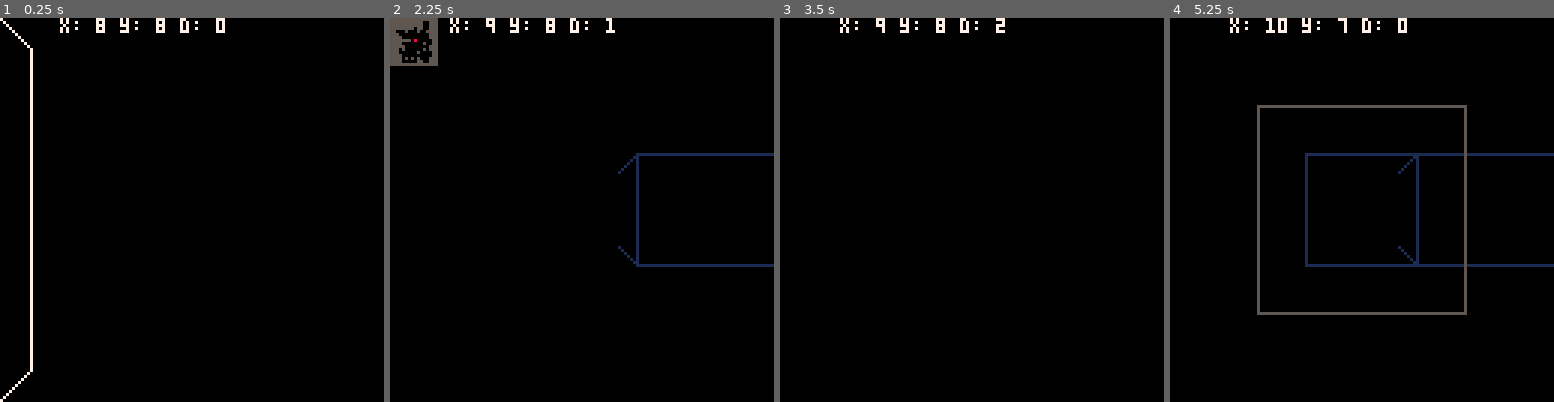
Above: before the commit, frames 1-4 (left to right).
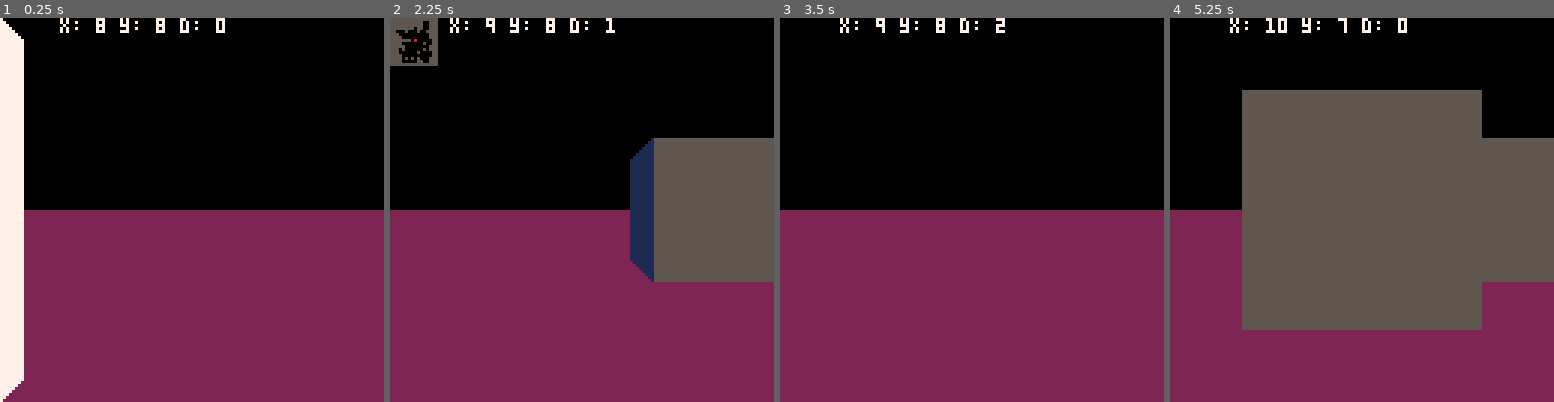
Above: after the commit, the same moments.

Repository: b4dr1ck/Pico8
Game: PICO-8 cartridge sandbox/random_dungeon.p8
The game is run twice, just before and just after one commit, with the same random seed, the same clock (stepped at 60 frames per second) and the same inputs.
Inputs:
- Up to frame 1 (0.25 s): no input
- Up to frame 2 (2.25 s): tap O (Z key) at 0.7, 1.7, 2.1 s; hold Right 1.6-2.1 s; hold Up from 2.15 s (still down)
- Up to frame 3 (3.5 s): release Up at 2.42 s; hold Right 2.47-3.03 s; tap O (Z key) at 2.5, 2.9, 3.3 s; hold Left from 3.08 s (still down)
- Up to frame 4 (5.25 s): release Left at 3.58 s; hold Down 3.63-3.97 s; tap O (Z key) every 0.4 s from 3.7 to 4.9 s; hold Right 4.02-4.68 s; hold Up 4.73-5.03 s; hold Left from 5.08 s (still down)

The runs differ from the first frame. In frame 1, 53% of the frame differs, in the area x 0-100%, y 0-100%; in frame 2, 57%; in frame 3, 50%; in frame 4, 71%, in the area x 0-100%, y 18-100%.

Commit message:
CHANGE: random_dungeon.p8: using sprites instead of rects

Diff:
--- a/sandbox/random_dungeon.p8
+++ b/sandbox/random_dungeon.p8
@@ -45,77 +45,131 @@
 
 function render_3d_wall(position)
     if position == "3L" then
-		line(0,45,45,45,1)
-		line(45,45,45,82,1)
-		line(45,45,45,82,1)
-		line(45,82,0,82,1)
-		line(45,45,51,51,1)
-		line(45,82,51,76,1)
+        spr(11,5*8,5*8)
+        spr(12,5*8,10*8)
+        for i=6,9 do
+            spr(10,5*8,i*8)
+        end
+        for x=0,4 do
+            for y=5,10 do
+                spr(7,x*8,y*8)
+            end
+        end
     end
     if position == "3C" then
-		line(45,45,82,45,1)
-		line(82,45,82,82,1)
-		line(82,82,45,82,1)
-		line(45,82,45,45,1)
+        for x=5,10  do
+            for y=5,10 do
+                spr(10,x*8,y*8)
+            end
+        end
     end
     if position == "3R" then
-		line(82,45,127,45,1)
-		line(82,45,82,82,1)
-		line(82,82,127,82,1)
-		line(82,45,76,51,1)
-		line(82,82,76,76,1)
+        spr(11,10*8,5*8,1,1,true)
+        spr(12,10*8,10*8,1,1,true)
+        for i=6,9 do
+            spr(10,10*8,i*8)
+        end
+        for x=11,15 do
+            for y=5,10 do
+                spr(7,x*8,y*8)
+            end
+        end
     end
     if position == "2L" then
-		line(0,29,29,29,5)
-		line(29,29,45,45,5)
-		line(45,45,45,82,5)
-		line(45,82,29,98,5)
-		line(29,98,0,98,5)
+        spr(8,4*8,4*8)
+        spr(9,4*8,11*8)
+        spr(8,3*8,3*8)
+        spr(9,3*8,12*8)
+        for i=5,10 do
+            spr(7,4*8,i*8)
+        end
+        for i=4,11 do
+            spr(7,3*8,i*8)
+        end
+        for x=0,2 do
+            for y=3,12 do
+                spr(4,x*8,y*8)
+            end
+        end
     end
     if position == "2C" then
-		line(29,29,98,29,5)
-		line(98,29,98,98,5)
-		line(98,98,29,98,5)
-		line(29,98,29,29,5)
+        for x=3,12  do
+            for y=3,12 do
+                spr(7,x*8,y*8)
+            end
+        end
     end
     if position == "2R" then
-		line(82,45,98,29,5)
-		line(98,29,127,29,5)
-		line(127,98,98,98,5)
-		line(98,98,82,82,5)
-		line(82,82,82,45,5)
+        spr(8,11*8,4*8,1,1,true)
+        spr(9,11*8,11*8,1,1,true)
+        spr(8,12*8,3*8,1,1,true)
+        spr(9,12*8,12*8,1,1,true)
+        for i=5,10 do
+            spr(7,11*8,i*8)
+        end
+        for i=4,11 do
+            spr(7,12*8,i*8)
+        end
+        for x=13,15 do
+            for y=3,12 do
+                spr(4,x*8,y*8)
+            end
+        end
     end
 
     if position == "1L" then
-		line(0,10,10,10,6)
-		line(10,10,29,29,6)
-		line(29,29,29,98,6)
-		line(29,98,10,117,6)
-		line(10,117,0,117,6)
+        spr(5,2*8,2*8)
+        spr(6,2*8,13*8)
+        spr(5,1*8,1*8)
+        spr(6,1*8,14*8)
+        for i=3,12 do
+            spr(4,2*8,i*8)
+        end
+        for i=2,13 do
+            spr(4,1*8,i*8)
+        end
+        for y=1,14 do
+            spr(1,0*8,y*8)
+        end
     end
     if position == "1C" then
-		line(10,10,117,10,6)
-		line(117,10,117,117,6)
-		line(117,117,10,117,6)
-		line(10,117,10,10,6)
+        for x=1,14  do
+            for y=1,14 do
+                spr(4,x*8,y*8)
+            end
+        end
     end
     if position == "1R" then
-		line(98,29,117,10,6)
-		line(117,10,127,10,6)
-		line(127,117,117,117,6)
-		line(117,117,98,98,6)
-		line(98,98,98,29,6)
+        spr(5,13*8,2*8,1,1,true)
+        spr(6,13*8,13*8,1,1,true)
+        spr(5,14*8,1*8,1,1,true)
+        spr(6,14*8,14*8,1,1,true)
+        for i=3,12 do
+            spr(4,13*8,i*8)
+        end
+        for i=2,13 do
+            spr(4,14*8,i*8)
+        end
+        for y=1,14 do
+            spr(1,15*8,y*8)
+        end
     end
 
     if position == "0L" then
-		line(0,0,10,10,7)
-		line(10,10,10,117,7)
-		line(10,117,0,127,7)
+        spr(2,0*8,0*8)
+        spr(3,0*8,15*8)
+
+        for i=1,14 do
+            spr(1,0*8,i*8)
+        end
     end
     if position == "0R" then
-		line(117,10,127,0,7)
-		line(127,127,117,117,7)
-		line(117,117,117,10,7)
+        spr(2,15*8,0*8,1,1,true)
+        spr(3,15*8,15*8,1,1,true)
+
+        for i=1,14 do
+            spr(1,15*8,i*8)
+        end
     end
 end
 
@@ -138,7 +192,16 @@
     end
 
     dungeon[max_tiles/2][max_tiles/2] = 0
+    -- dungeon[max_tiles/2-1][max_tiles/2] = 0
+    -- dungeon[max_tiles/2-2][max_tiles/2] = 0
+    -- dungeon[max_tiles/2-1][max_tiles/2+1] = 0
+    -- dungeon[max_tiles/2-1][max_tiles/2-1] = 0
+    -- dungeon[max_tiles/2-3][max_tiles/2] = 0
+    -- dungeon[max_tiles/2-3][max_tiles/2-1] = 0
+    -- dungeon[max_tiles/2-3][max_tiles/2+1] = 0
+
     create_random_dungeon()
+
 
 end
 
@@ -206,6 +269,17 @@
 
 function _draw()
     cls()
+
+    rectfill(0,8*8,16*8,16*8,2)
+    -- rectfill(0,8*8,16*8,9*8,1)
+    -- rectfill(0,15*8,16*8,16*8,4)
+    -- for i=0,15 do
+        -- spr(17,i*8,9*8,1,1)
+    -- end
+    -- for i=0,15 do
+        -- spr(19,i*8,14*8,1,1)
+    -- end
+
 
     if (player.d == 0) then
         if (player.y - 3) >= 1 then
@@ -288,11 +362,36 @@
 
 
 __gfx__
-00000000555555556666666611111111000000000000000000000000000000000000000000000000000000000000000000000000000000000000000000000000
-00000000555555556666666611111111000000000000000000000000000000000000000000000000000000000000000000000000000000000000000000000000
-00700700555555556666666611111111000000000000000000000000000000000000000000000000000000000000000000000000000000000000000000000000
-00077000555555556666666611111111000000000000000000000000000000000000000000000000000000000000000000000000000000000000000000000000
-00077000555555556666666611111111000000000000000000000000000000000000000000000000000000000000000000000000000000000000000000000000
-00700700555555556666666611111111000000000000000000000000000000000000000000000000000000000000000000000000000000000000000000000000
-00000000555555556666666611111111000000000000000000000000000000000000000000000000000000000000000000000000000000000000000000000000
-00000000555555556666666611111111000000000000000000000000000000000000000000000000000000000000000000000000000000000000000000000000
+00000000777777777000000077777777666666666000000066666666555555555000000055555555111111111000000011111111000000000000000000000000
+00000000777777777700000077777770666666666600000066666660555555555500000055555550111111111100000011111110000000000000000000000000
+00700700777777777770000077777700666666666660000066666600555555555550000055555500111111111110000011111100000000000000000000000000
+00077000777777777777000077777000666666666666000066666000555555555555000055555000111111111111000011111000000000000000000000000000
+00077000777777777777700077770000666666666666600066660000555555555555500055550000111111111111100011110000000000000000000000000000
+00700700777777777777770077700000666666666666660066600000555555555555550055500000111111111111110011100000000000000000000000000000
+00000000777777777777777077000000666666666666666066000000555555555555555055000000111111111111111011000000000000000000000000000000
+00000000777777777777777770000000666666666666666660000000555555555555555550000000111111111111111110000000000000000000000000000000
+00000000111111112212222222222222000000000000000000000000000000000000000000000000000000000000000000000000000000000000000000000000
+00000000211121122222212242222224000000000000000000000000000000000000000000000000000000000000000000000000000000000000000000000000
+00000000111111112222222222224222000000000000000000000000000000000000000000000000000000000000000000000000000000000000000000000000
+00000000122211222222224222222222000000000000000000000000000000000000000000000000000000000000000000000000000000000000000000000000
+00000000211111122422222244222442000000000000000000000000000000000000000000000000000000000000000000000000000000000000000000000000
+00000000212122222222422224442224000000000000000000000000000000000000000000000000000000000000000000000000000000000000000000000000
+00000000222222224422242244444444000000000000000000000000000000000000000000000000000000000000000000000000000000000000000000000000
+00000000222222222222222244444444000000000000000000000000000000000000000000000000000000000000000000000000000000000000000000000000
+__map__
+0200000000000000000000000000000000000000000000000000000000000000000000000000000000000000000000000000000000000000000000000000000000000000000000000000000000000000000000000000000000000000000000000000000000000000000000000000000000000000000000000000000000000000
+0105000000000000000000000000000000000000000000000000000000000000000000000000000000000000000000000000000000000000000000000000000000000000000000000000000000000000000000000000000000000000000000000000000000000000000000000000000000000000000000000000000000000000
+0104050000000000000000000000000000000000000000000000000000000000000000000000000000000000000000000000000000000000000000000000000000000000000000000000000000000000000000000000000000000000000000000000000000000000000000000000000000000000000000000000000000000000
+0104040800000000000000000000000000000000000000000000000000000000000000000000000000000000000000000000000000000000000000000000000000000000000000000000000000000000000000000000000000000000000000000000000000000000000000000000000000000000000000000000000000000000
+0104040708000000000000000000000000000000000000000000000000000000000000000000000000000000000000000000000000000000000000000000000000000000000000000000000000000000000000000000000000000000000000000000000000000000000000000000000000000000000000000000000000000000
+01040407070b0000000000000000000000000000000000000000000000000000000000000000000000000000000000000000000000000000000000000000000000000000000000000000000000000000000000000000000000000000000000000000000000000000000000000000000000000000000000000000000000000000
+01040407070a0000000000000000000000000000000000000000000000000000000000000000000000000000000000000000000000000000000000000000000000000000000000000000000000000000000000000000000000000000000000000000000000000000000000000000000000000000000000000000000000000000
+01040407070a0000000000000000000000000000000000000000000000000000000000000000000000000000000000000000000000000000000000000000000000000000000000000000000000000000000000000000000000000000000000000000000000000000000000000000000000000000000000000000000000000000
+01040407070a0000000000000000000000000000000000000000000000000000000000000000000000000000000000000000000000000000000000000000000000000000000000000000000000000000000000000000000000000000000000000000000000000000000000000000000000000000000000000000000000000000
+01040407070a0000000000000000000000000000000000000000000000000000000000000000000000000000000000000000000000000000000000000000000000000000000000000000000000000000000000000000000000000000000000000000000000000000000000000000000000000000000000000000000000000000
+01040407070c0000000000000000000000000000000000000000000000000000000000000000000000000000000000000000000000000000000000000000000000000000000000000000000000000000000000000000000000000000000000000000000000000000000000000000000000000000000000000000000000000000
+0104040709000000000000000000000000000000000000000000000000000000000000000000000000000000000000000000000000000000000000000000000000000000000000000000000000000000000000000000000000000000000000000000000000000000000000000000000000000000000000000000000000000000
+0104040900000000000000000000000000000000000000000000000000000000000000000000000000000000000000000000000000000000000000000000000000000000000000000000000000000000000000000000000000000000000000000000000000000000000000000000000000000000000000000000000000000000
+0104060000000000000000000000000000000000000000000000000000000000000000000000000000000000000000000000000000000000000000000000000000000000000000000000000000000000000000000000000000000000000000000000000000000000000000000000000000000000000000000000000000000000
+0106000000000000000000000000000000000000000000000000000000000000000000000000000000000000000000000000000000000000000000000000000000000000000000000000000000000000000000000000000000000000000000000000000000000000000000000000000000000000000000000000000000000000
+0300000000000000000000000000000000000000000000000000000000000000000000000000000000000000000000000000000000000000000000000000000000000000000000000000000000000000000000000000000000000000000000000000000000000000000000000000000000000000000000000000000000000000
